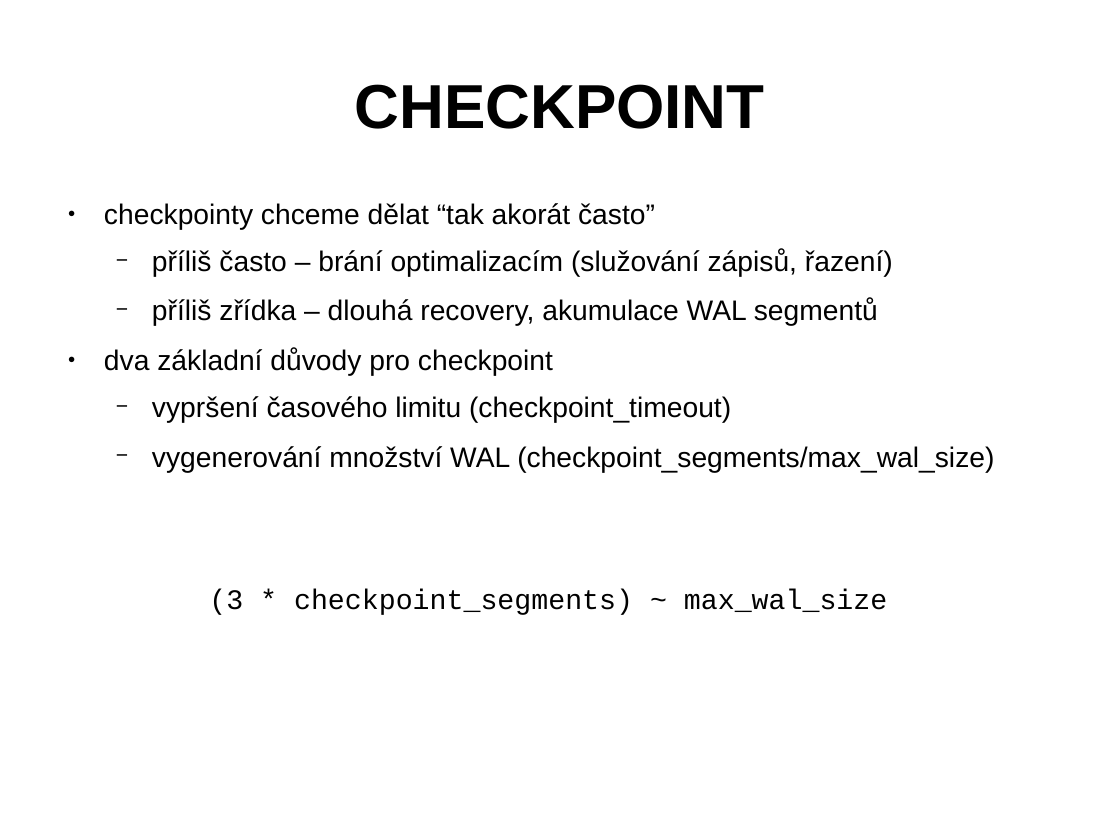
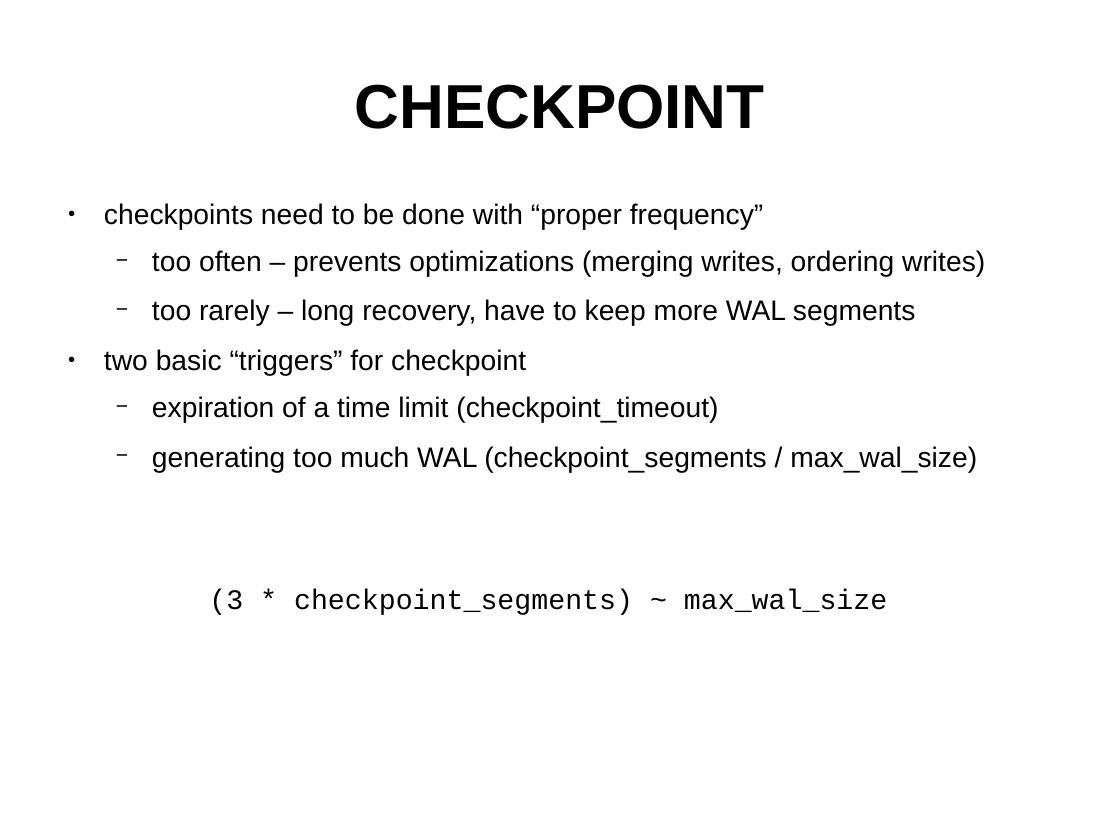
Before and after one commit to tvondra/perf_tuning_training, a slide deck: slide 19 of perf-tuning-training.odp. Drawn at 1120x840 pixels with LibreOffice and Linux fonts; fonts in the diff are those of the drawing. Boxes give left, top, right and bottom in pixels: in the first picture for what was removed or moved away, otherwise in the second. Text is boxed around its words. In the diff, an @@ line names an element or a change of style, - is before the commit and + after.

```diff
--- a/perf-tuning-training.odp
+++ b/perf-tuning-training.odp
@@ text at box(104, 203, 985, 472): text changed @@
-● checkpointy chceme dělat “tak akorát často”
-  − příliš často – brání optimalizacím (služování zápisů, řazení)
-  − příliš zřídka – dlouhá recovery, akumulace WAL segmentů
-● dva základní důvody pro checkpoint
-  − vypršení časového limitu (checkpoint_timeout)
-  − vygenerování množství WAL (checkpoint_segments/max_wal_size)
+● checkpoints need to be done with “proper frequency”
+  − too often – prevents optimizations (merging writes, ordering writes)
+  − too rarely – long recovery, have to keep more WAL segments
+● two basic “triggers” for checkpoint
+  − expiration of a time limit (checkpoint_timeout)
+  − generating too much WAL (checkpoint_segments / max_wal_size)
```
Also in this commit, not shown: 24 other slides changed, 13 slides added, 25 slides removed, 1 other file.
